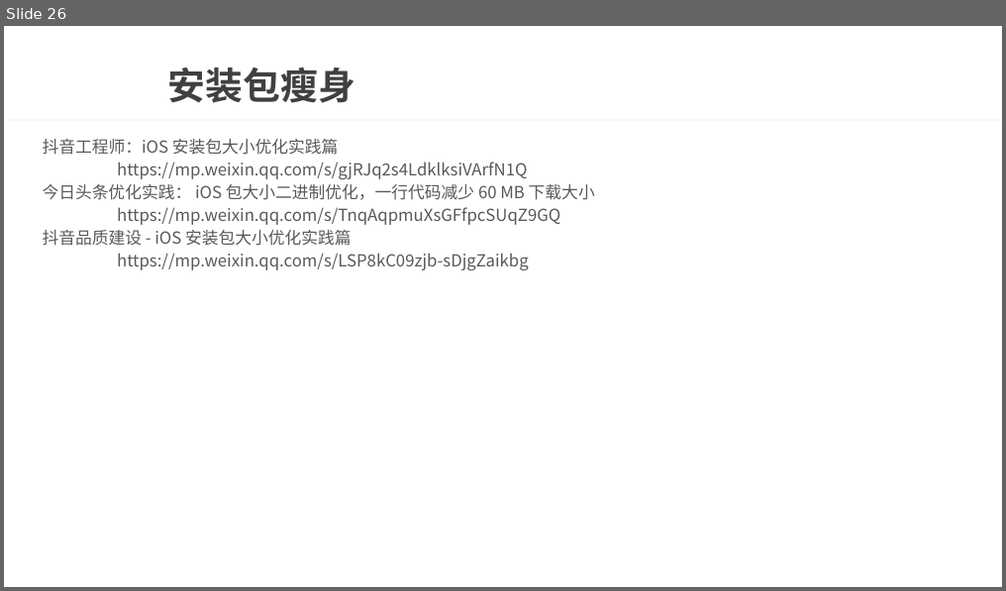
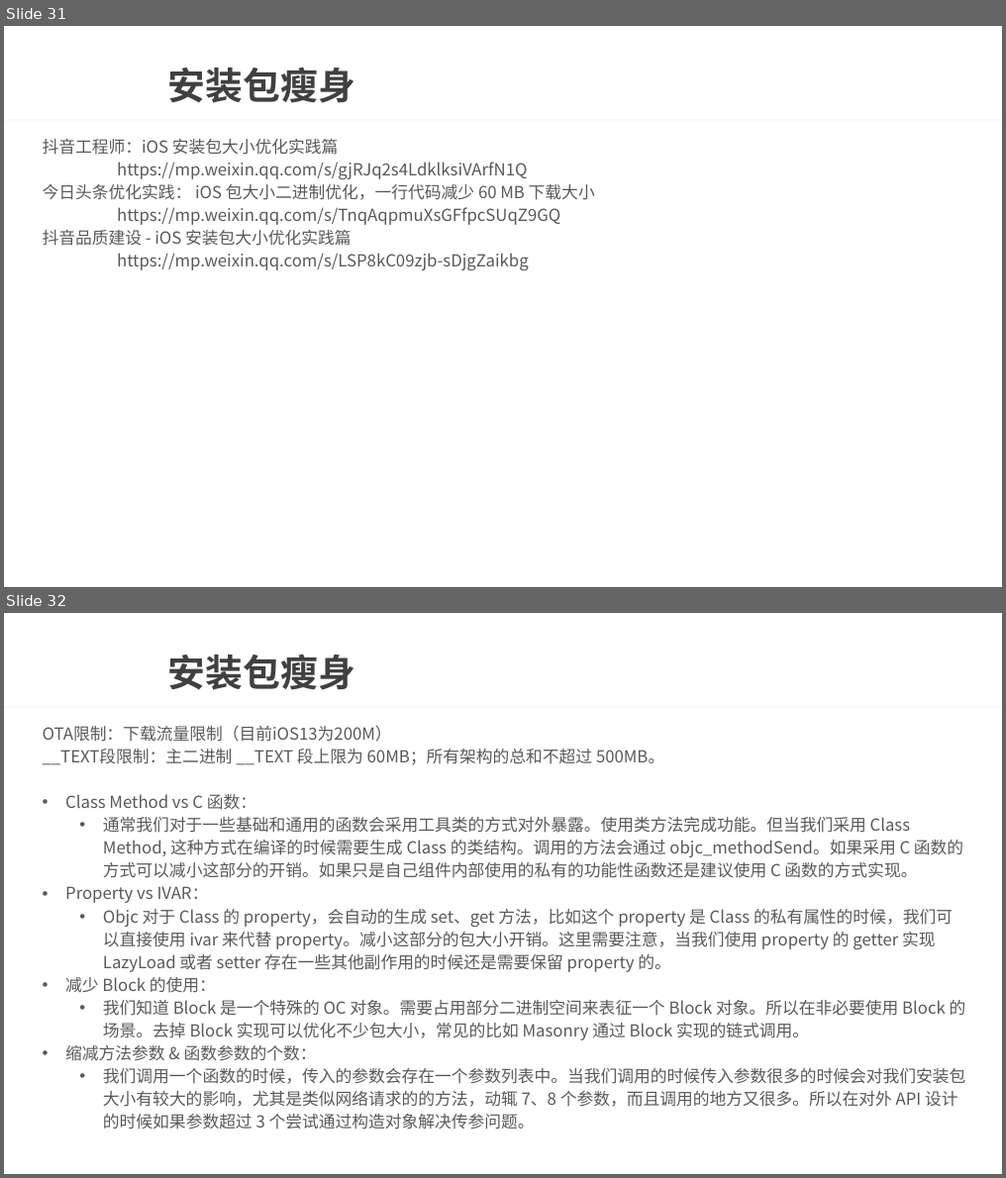
Before and after one commit to wtj900/wtj900.github.io, a slide deck: file/面试文档/06-性能优化.pptx. Shown one above the other, each under a label of ours: slide 26 before the commit, slides 31 and 32 after it. The pictures are 1006x591 and 1006x1178 pixels, drawn with LibreOffice and Linux fonts; fonts in the diff are those of the drawing; background and template pictures are left out. Boxes give left, top, right and bottom in pixels: in the first picture for what was removed or moved away, otherwise in the second. Text is boxed around its words. In the diff, an @@ line names an element or a change of style, - is before the commit and + after.

Commit message:
性能优化

```diff
--- a/file/面试文档/06-性能优化.pptx
+++ b/file/面试文档/06-性能优化.pptx
@@ slide 32 added at [4, 613, 1002, 1174], background picture (left out); not listed: 1 template element that a slide beside it also shows @@
@@ title added at [168, 654, 355, 690], 36 pt, text #404040, bold @@
+安装包瘦身
@@ text added at [43, 726, 966, 1130], 16 pt, text #595959 @@
+OTA限制：下载流量限制（目前iOS13为200M）
+__TEXT段限制：主二进制 __TEXT 段上限为 60MB；所有架构的总和不超过 500MB。
+• Class Method vs C 函数：
+  • 通常我们对于一些基础和通用的函数会采用工具类的方式对外暴露。使用类方法完成功能。但当我们采用 Class Method, 这种方式在编译的时候需要生成 Class 的类结构。调用的方法会通过 objc_methodSend。如果采用 C 函数的方式可以减小这部分的开销。如果只是自己组件内部使用的私有的功能性函数还是建议使用 C 函数的方式实现。
+• Property vs IVAR：
+  • Objc 对于 Class 的 property，会自动的生成 set、get 方法，比如这个 property 是 Class 的私有属性的时候，我们可以直接使用 ivar 来代替 property。减小这部分的包大小开销。这里需要注意，当我们使用 property 的 getter 实现 LazyLoad 或者 setter 存在一些其他副作用的时候还是需要保留 property 的。
+• 减少 Block 的使用：
+  • 我们知道 Block 是一个特殊的 OC 对象。需要占用部分二进制空间来表征一个 Block 对象。所以在非必要使用 Block 的场景。去掉 Block 实现可以优化不少包大小，常见的比如 Masonry 通过 Block 实现的链式调用。
+• 缩减方法参数 & 函数参数的个数：
+  • 我们调用一个函数的时候，传入的参数会存在一个参数列表中。当我们调用的时候传入参数很多的时候会对我们安装包大小有较大的影响，尤其是类似网络请求的的方法，动辄 7、8 个参数，而且调用的地方又很多。所以在对外 API 设计的时候如果参数超过 3 个尝试通过构造对象解决传参问题。
@@ what was slide 26 is now slide 31 @@
```
Also in this commit, not shown: 3 slides changed, 5 other slides added.
